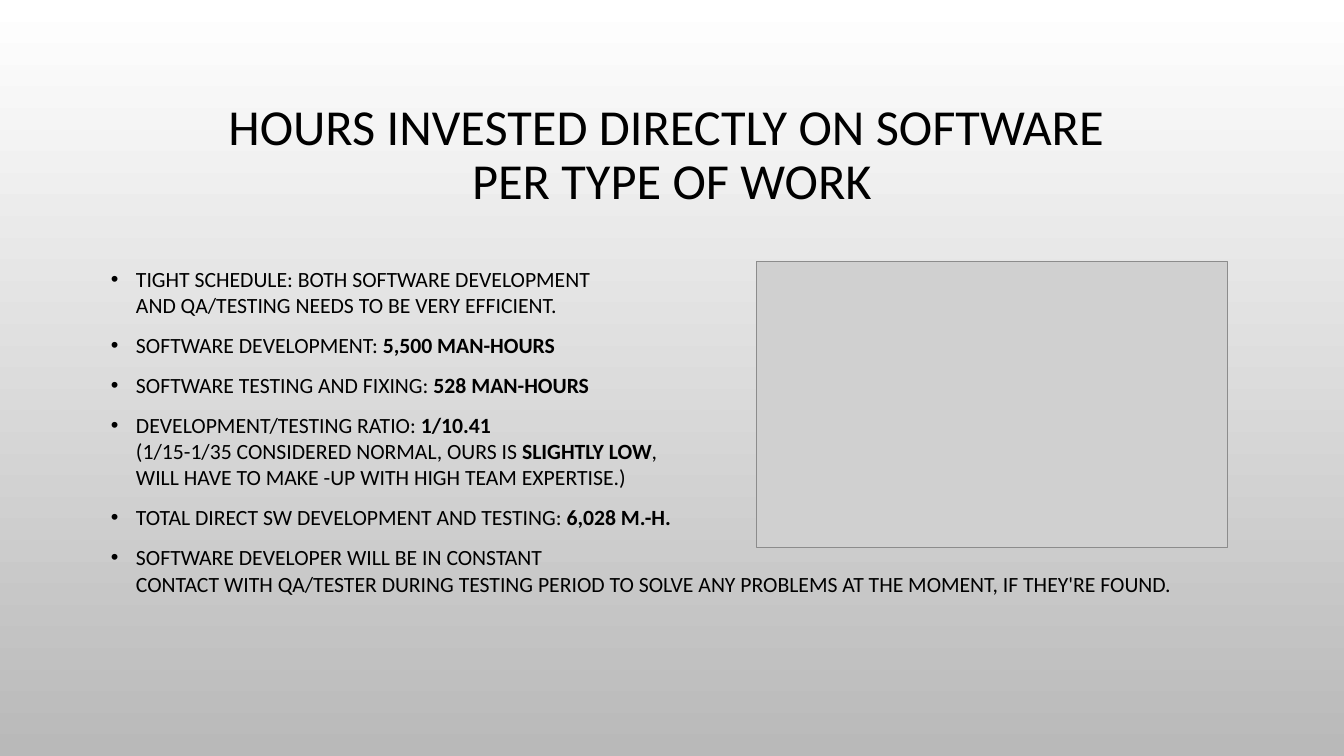
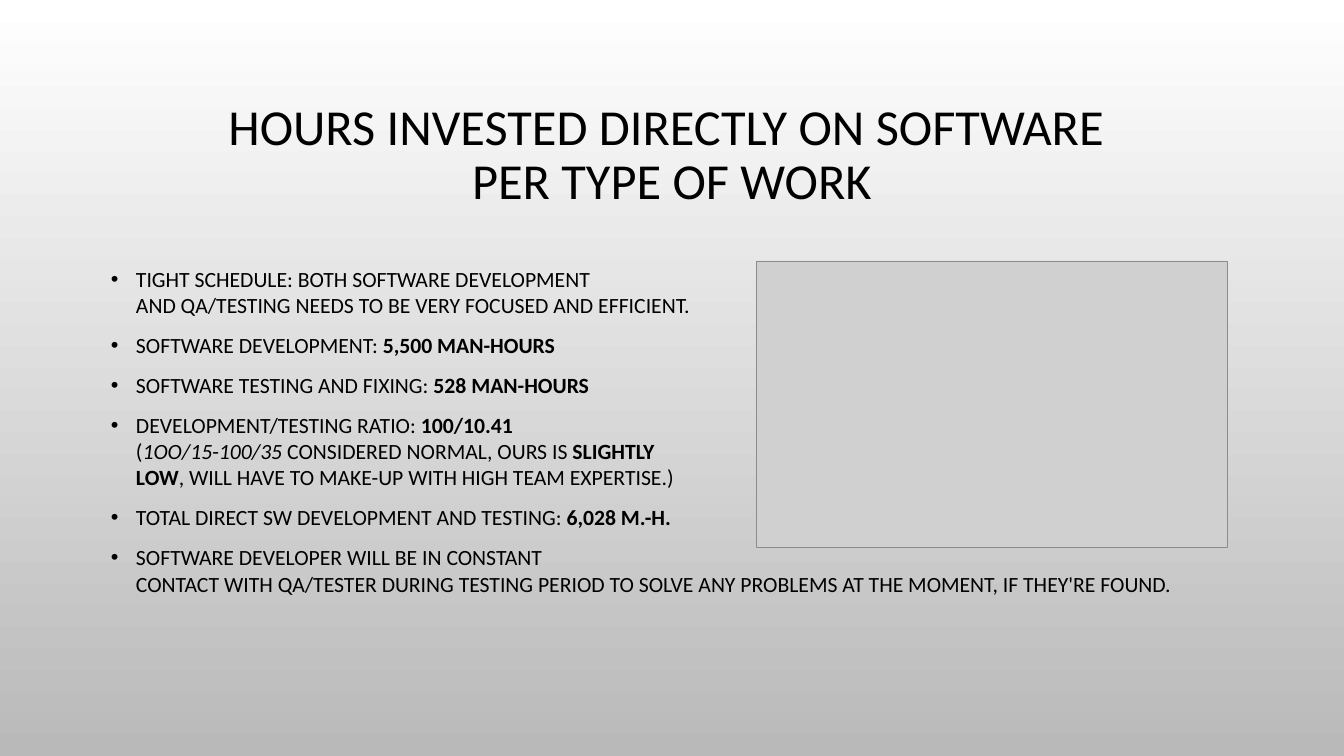
Before and after one commit to rperez-rosario/XO, a slide deck: slide 3 of ProjectDocuments/ProjectManagement/XO Skin Web Application Project Plan.pptx. Drawn at 1344x756 pixels with LibreOffice and Linux fonts; fonts in the diff are those of the drawing; grey boxes stand for pictures; background and template pictures are left out. Boxes give left, top, right and bottom in pixels: in the first picture for what was removed or moved away, otherwise in the second. Text is boxed around its words. In the diff, an @@ line names an element or a change of style, - is before the commit and + after.

```diff
--- a/ProjectDocuments/ProjectManagement/XO Skin Web Application Project Plan.pptx
+++ b/ProjectDocuments/ProjectManagement/XO Skin Web Application Project Plan.pptx
@@ text at (x1=136, y1=273, x2=689, y2=316): text changed @@
-• TIGHT SCHEDULE: BOTH SOFTWARE DEVELOPMENT
-  AND QA/TESTING NEEDS TO BE VERY EFFICIENT.
+• TIGHT SCHEDULE: BOTH SOFTWARE DEVELOPMENT
+  AND QA/TESTING NEEDS TO BE VERY FOCUSED AND EFFICIENT.
@@ text at (x1=136, y1=417, x2=674, y2=488): text changed @@
-• DEVELOPMENT/TESTING RATIO: 1/10.41
-  (1/15-1/35 CONSIDERED NORMAL, OURS IS SLIGHTLY LOW,
-  WILL HAVE TO MAKE -UP WITH HIGH TEAM EXPERTISE.)
+• DEVELOPMENT/TESTING RATIO: 100/10.41
+  (1OO/15-100/35 CONSIDERED NORMAL, OURS IS SLIGHTLY
+  LOW, WILL HAVE TO MAKE-UP WITH HIGH TEAM EXPERTISE.)
```
Also in this commit, not shown: 3 other slides changed.
